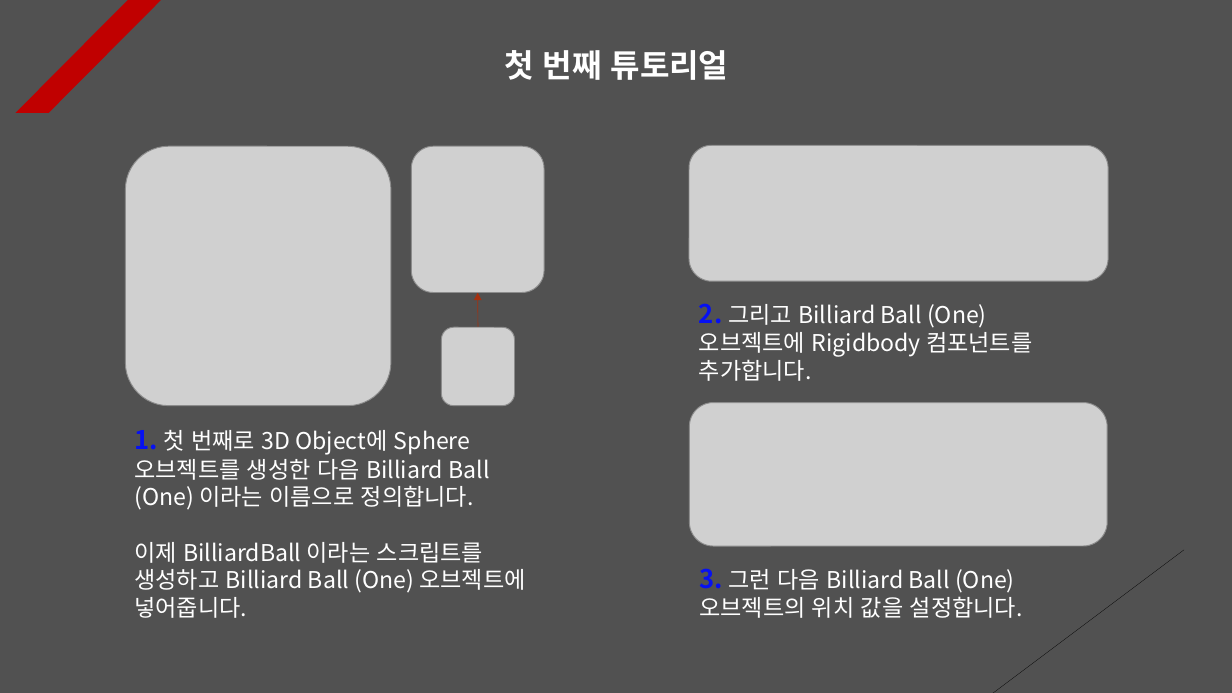
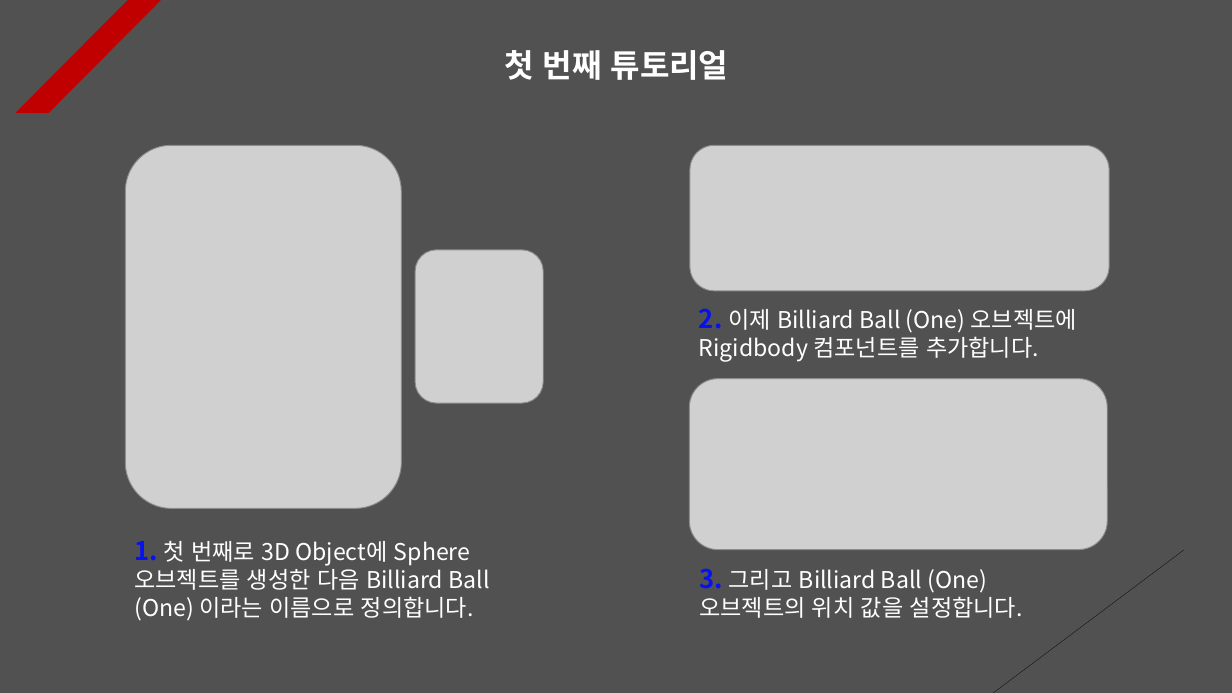
Before and after one commit to Unity2033/3D-UnityEngine, a slide deck: slide 1 of Assets/Physics/PPT Data/Physics Example.pptx. Drawn at 1232x693 pixels with LibreOffice and Linux fonts; fonts in the diff are those of the drawing; grey boxes stand for pictures. Boxes give left, top, right and bottom in pixels: in the first picture for what was removed or moved away, otherwise in the second. Text is boxed around its words. In the diff, an @@ line names an element or a change of style, - is before the commit and + after.

```diff
--- a/Assets/Physics/PPT Data/Physics Example.pptx
+++ b/Assets/Physics/PPT Data/Physics Example.pptx
@@ picture: place and size @@
-picture at bbox=[126, 146, 391, 406]
+picture at bbox=[126, 145, 402, 508]
@@ picture: place and size @@
-picture at bbox=[689, 145, 1109, 281]
+picture at bbox=[690, 145, 1110, 290]
@@ picture: place and size @@
-picture at bbox=[411, 146, 544, 292]
+picture at bbox=[415, 250, 543, 403]
@@ arrow removed from (478, 327) to (478, 293) @@
@@ picture removed at bbox=[442, 327, 515, 406] @@
@@ text at bbox=[699, 308, 1077, 362]: text changed @@
-2. 그리고 Billiard Ball (One) 오브젝트에 Rigidbody 컴포넌트를 추가합니다.
+2. 이제 Billiard Ball (One) 오브젝트에 Rigidbody 컴포넌트를 추가합니다.
@@ picture: place and size @@
-picture at bbox=[689, 403, 1107, 546]
+picture at bbox=[689, 379, 1107, 550]
@@ text "1. 첫 번째로 3D Object에 ...": place and size @@
-text "1. 첫 번째로 3D Object에 ..." at bbox=[134, 430, 525, 618]
+text "1. 첫 번째로 3D Object에 ..." at bbox=[134, 541, 489, 621]
@@ text at bbox=[134, 542, 525, 618]: paragraph removed @@
-이제 BilliardBall 이라는 스크립트를 생성하고 Billiard Ball (One) 오브젝트에 넣어줍니다.
@@ text at bbox=[699, 568, 1023, 618]: text changed @@
-3. 그런 다음 Billiard Ball (One) 오브젝트의 위치 값을 설정합니다.
+3. 그리고 Billiard Ball (One) 오브젝트의 위치 값을 설정합니다.
```
Also in this commit, not shown: 5 other slides changed, 14 other files.
